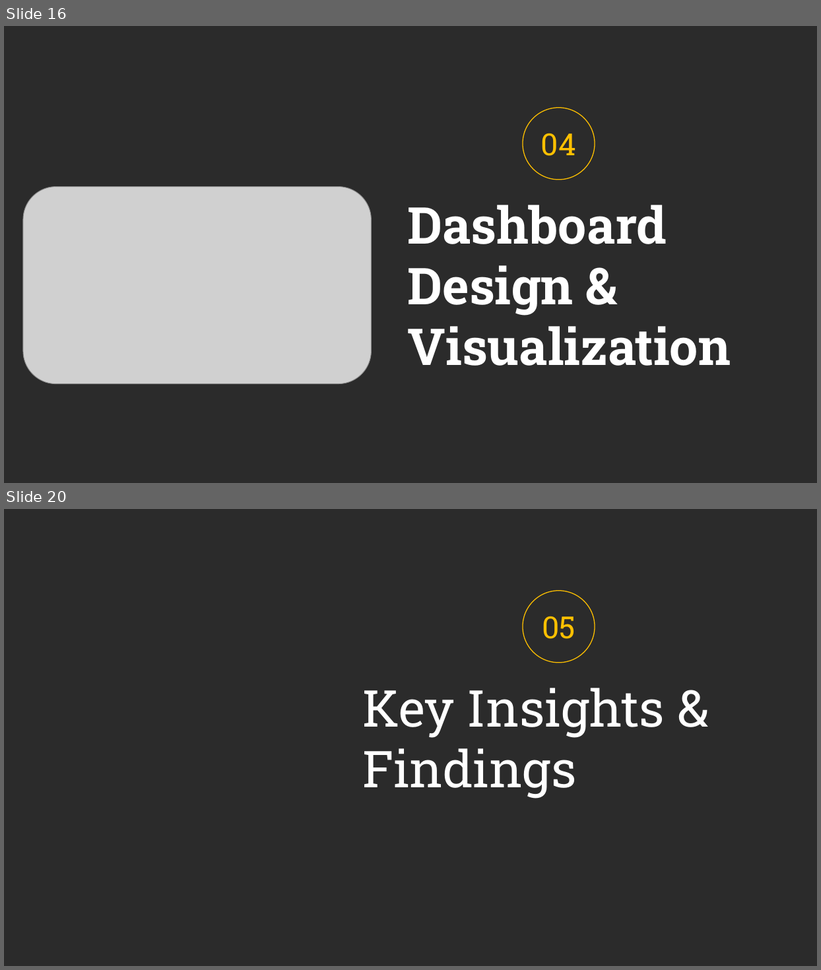
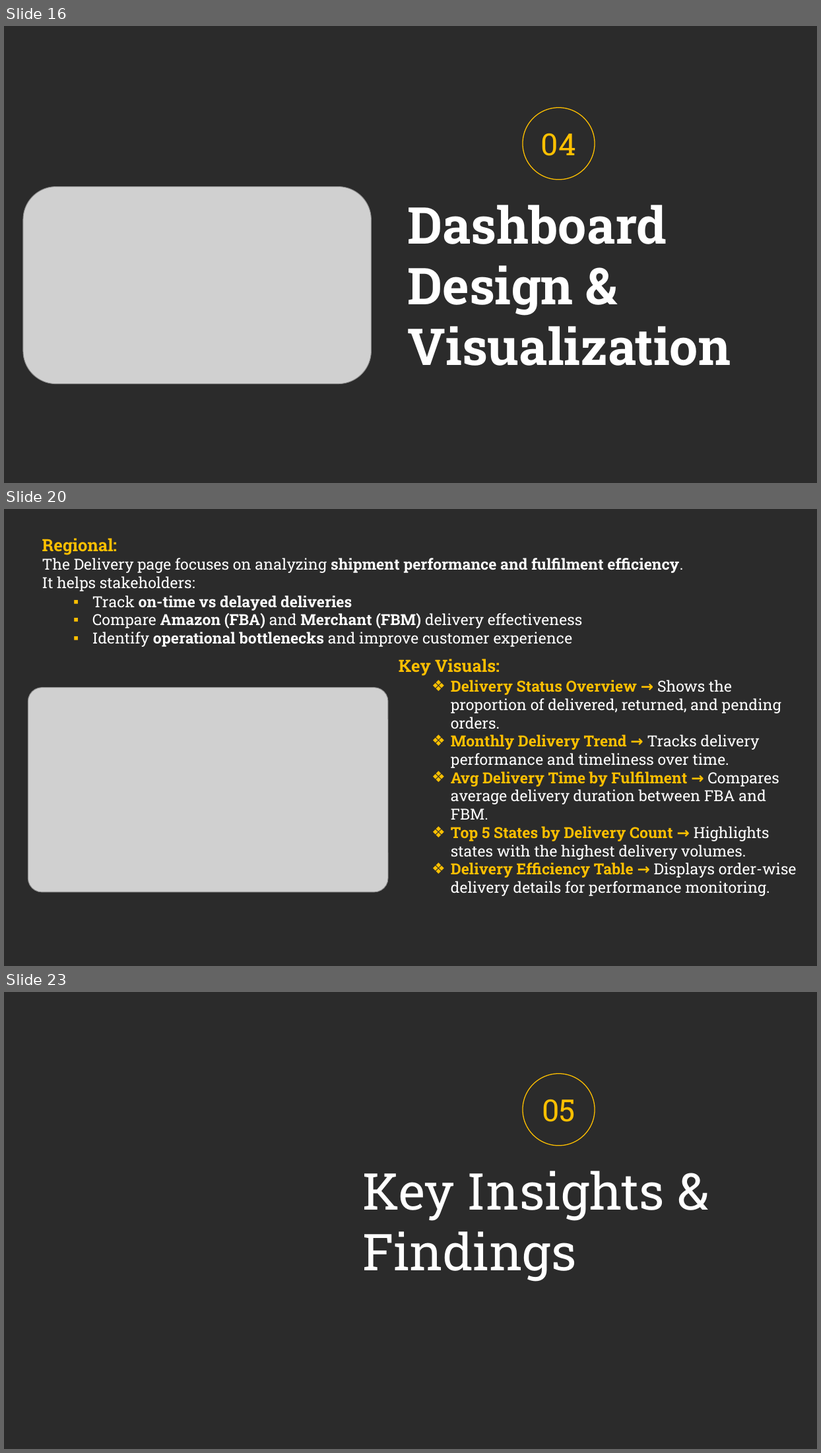
Before and after one commit to prafullwahatule/BI-Amazon-Sale-Report, a slide deck: Report/Amazon Sales Report.pptx. Shown one above the other, each under a label of ours: slides 16 and 20 before the commit, slides 16, 20 and 23 after it; the slides between them are not shown. The pictures are 821x970 and 821x1453 pixels, drawn with LibreOffice and Linux fonts; fonts in the diff are those of the drawing; grey boxes stand for pictures; background and template pictures are left out; a plain dark background stands for a picture behind light text. Boxes give left, top, right and bottom in pixels: in the first picture for what was removed or moved away, otherwise in the second. Text is boxed around its words. In the diff, an @@ line names an element or a change of style, - is before the commit and + after.

Commit message:
Add all Details in ppt about Dashboard

```diff
--- a/Report/Amazon Sales Report.pptx
+++ b/Report/Amazon Sales Report.pptx
@@ slide 20 added at (4,509,817,966), background picture (left out) @@
@@ text added at (42,538,683,591), 18 pt, text #FFFFFF @@
+Regional:
+The Delivery page focuses on analyzing shipment performance and fulfilment efficiency.
+It helps stakeholders:
@@ text added at (92,595,583,647), 18 pt, text #FFFFFF @@
+▪ Track on-time vs delayed deliveries
+▪ Compare Amazon (FBA) and Merchant (FBM) delivery effectiveness
+▪ Identify operational bottlenecks and improve customer experience
@@ text added at (399,659,500,676), 20 pt, text #FFC000, bold @@
+Key Visuals:
@@ text added at (451,680,797,896), 18 pt, text #FFFFFF @@
+❖ Delivery Status Overview → Shows the proportion of delivered, returned, and pending orders.
+❖ Monthly Delivery Trend → Tracks delivery performance and timeliness over time.
+❖ Avg Delivery Time by Fulfilment → Compares average delivery duration between FBA and FBM.
+❖ Top 5 States by Delivery Count → Highlights states with the highest delivery volumes.
+❖ Delivery Efficiency Table → Displays order-wise delivery details for performance monitoring.
@@ picture added at (28,688,388,892) @@
@@ what was slide 20 is now slide 23 @@
```
Also in this commit, not shown: 2 slides changed, 3 other slides added, 2 slides removed, 1 other file.
